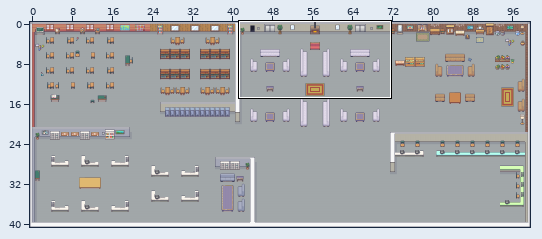
An edit to a level. Tiled map, resources/defaultmap.tmx. The picture above shows the old version from afar; the outline marks the close-up.
Close-up. First the earlier version:
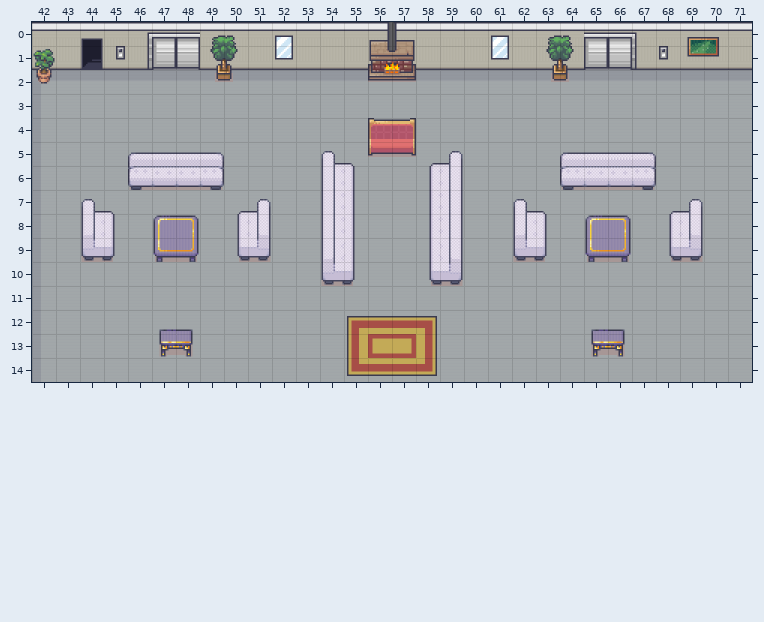
Cells are 32x32 px. Shown: x 42..71, y 0..14. The commit also changed other parts of the map, which this record leaves out.
Now the later version:
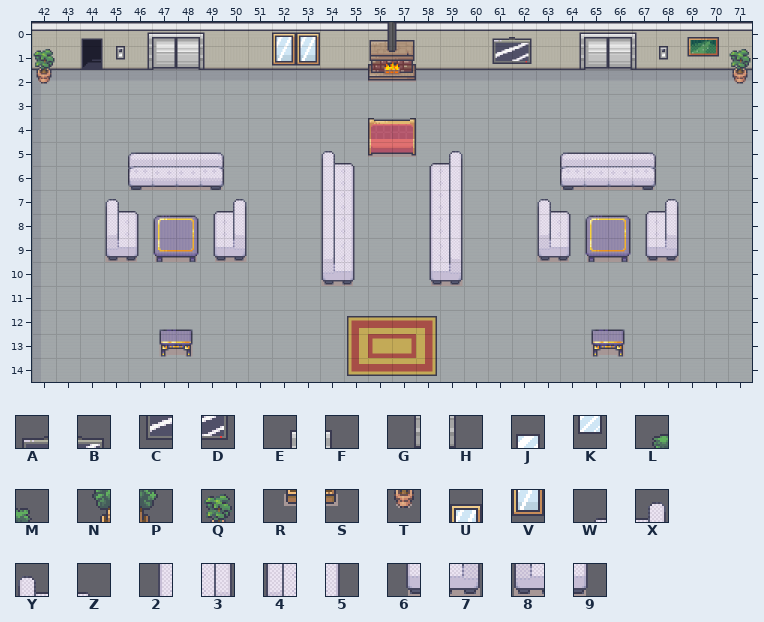
Key: from "MyTerrain": A 224, B 225, C 240, D 241, E 416, F 419, G 432, H 435, J 457, K 473, L 714, M 715, N 730, P 731, Q 732, R 746, S 747, T 748, U 1123, V 1139, W 1283, X 1284, Y 1285, Z 1286, 2 1299, 3 1300, 4 1301, 5 1302, 6 1315, 7 1316, 8 1317, 9 1318.
_ is an empty cell, . an unchanged one.
Changes in this commit:
--- layer "World"
@@ x 49..71 @@
- 0 LM.J_.......J_LM.......
- 1 NP.K_.......K_NP......_
- 2 RS............RS......_
+ 0 F_.UU.......AB_E.......
+ 1 H_.VV.......CD_G......Q
+ 2 __............__......T
@@ x 44..69 @@
- 7 YZ_.._WX..........YZ_.._WX
- 8 45_.._23..........45_.._23
- 9 89_.._67..........89_.._67
+ 7 _YZ..WX_.........._YZ..WX_
+ 8 _45..23_.........._45..23_
+ 9 _89..67_.........._89..67_
Boxes around the changes in both close-ups, in picture pixels (x1, y1, x2, y2):
changed: (200, 32, 238, 82)
changed: (272, 32, 320, 66)
changed: (491, 32, 584, 82)
added: (729, 49, 751, 84)
changed: (81, 199, 139, 262)
changed: (213, 199, 271, 262)
changed: (513, 199, 571, 262)
changed: (645, 199, 703, 262)
